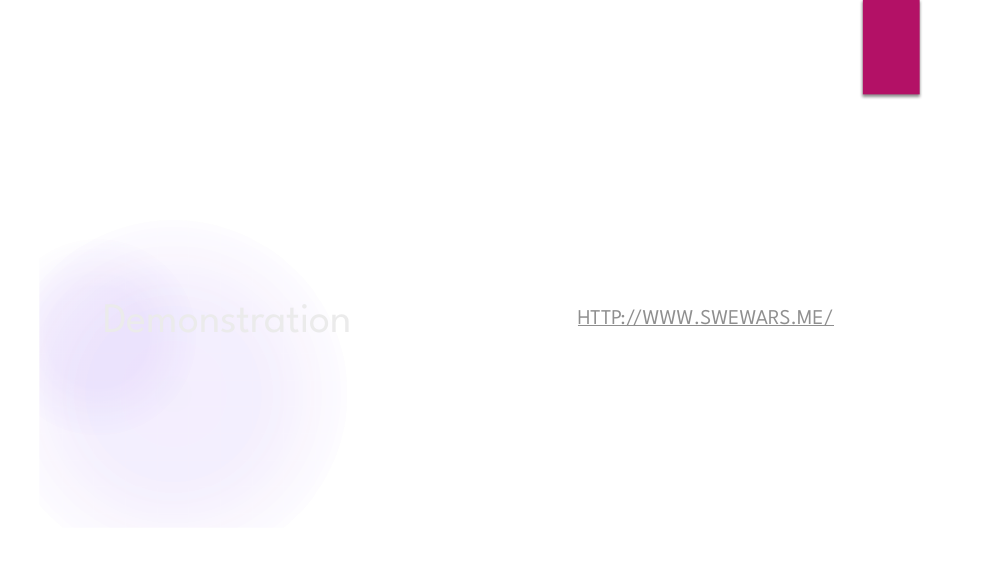
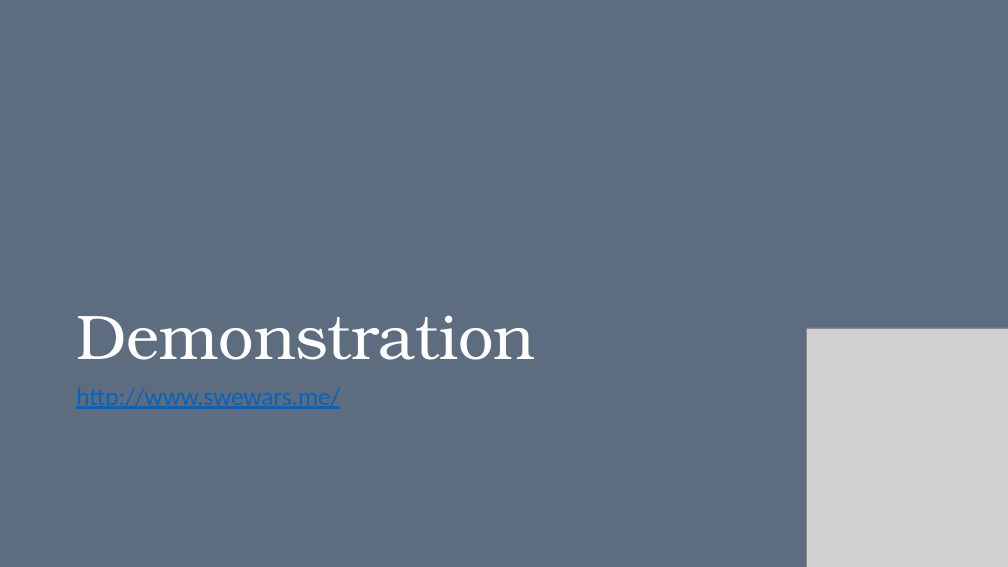
Before and after one commit to dianaruth/cs373-idb, a slide deck: slide 7 of swewars.pptx. Drawn at 1008x567 pixels with LibreOffice and Linux fonts; fonts in the diff are those of the drawing; grey boxes stand for pictures; background and template pictures are left out. Boxes give left, top, right and bottom in pixels: in the first picture for what was removed or moved away, otherwise in the second. Text is boxed around its words. In the diff, an @@ line names an element or a change of style, - is before the commit and + after.

```diff
--- a/swewars.pptx
+++ b/swewars.pptx
@@ background picture (left out) to #5D6C7F @@
@@ group removed at (x1=0, y1=0, x2=1008, y2=567): 4 ellipses, 3 freeform shapes, 1 rectangle @@
@@ rectangle removed at (x1=863, y1=0, x2=920, y2=95) @@
@@ title "Demonstration" moved from (x1=95, y1=222, x2=455, y2=411) to (x1=76, y1=315, x2=535, y2=360) @@
@@ title "Demonstration" at (x1=76, y1=315, x2=535, y2=360): size 40 to 60 pt, font League Spartan to TeX Gyre Bonum, text colour #EBEBEB to #FFFFFF; line spacing 1 to 0.9; vertical alignment middle to bottom @@
@@ text removed at (x1=578, y1=309, x2=834, y2=326) @@
-HTTP://WWW.SWEWARS.ME/
@@ picture added at (x1=806, y1=328, x2=1008, y2=567) @@
```
Also in this commit, not shown: 11 other slides changed, 1 slide added, 1 slide removed.
